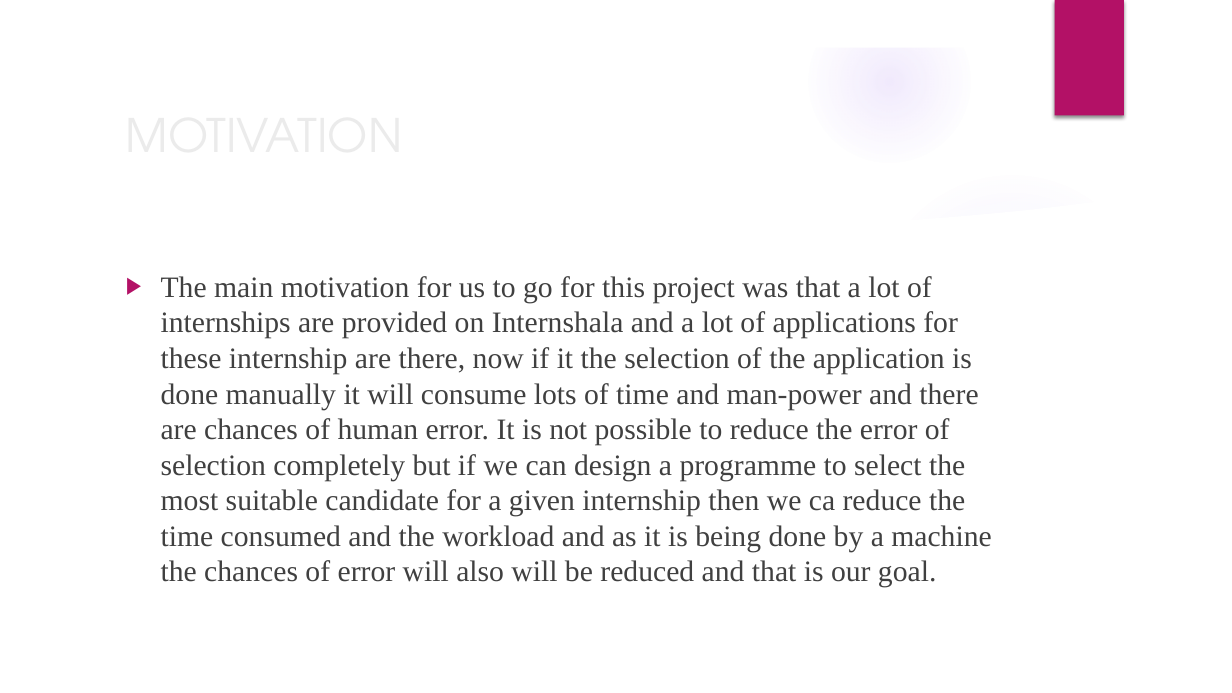
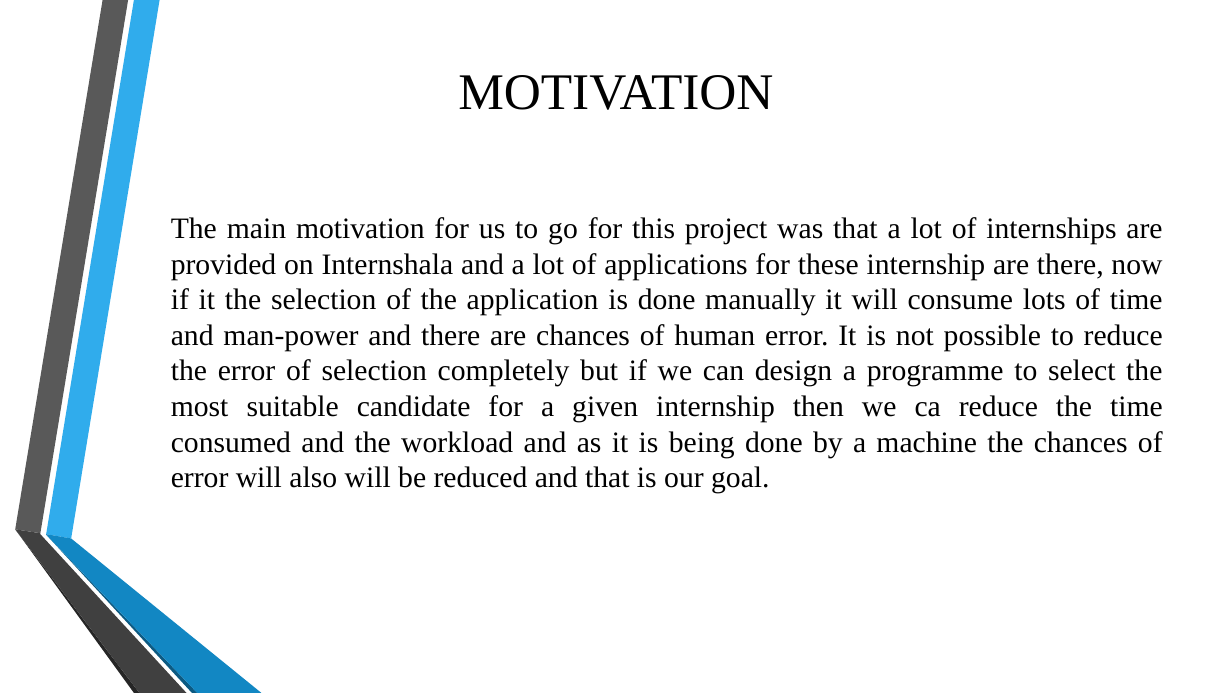
Before and after one commit to nihitjain11/IBM_MiniProject-II, a slide deck: slide 7 of Presentation1.pptx. Drawn at 1232x693 pixels with LibreOffice and Linux fonts; fonts in the diff are those of the drawing; background and template pictures are left out. Boxes give left, top, right and bottom in pixels: in the first picture for what was removed or moved away, otherwise in the second. Text is boxed around its words. In the diff, an @@ line names an element or a change of style, - is before the commit and + after.

```diff
--- a/Presentation1.pptx
+++ b/Presentation1.pptx
@@ group removed at [0, 0, 1232, 693]: 4 ellipses, 3 freeform shapes @@
@@ title "MOTIVATION": place and size @@
-title "MOTIVATION" at [281, 277, 410, 298]
+title "MOTIVATION" at [458, 75, 773, 110]
@@ title "MOTIVATION" at [458, 75, 773, 110]: size 36 to 40 pt, font TeX Gyre Adventor to Times New Roman, text colour #EBEBEB to #000000; alignment left to centre @@
@@ rectangle removed at [1055, 0, 1124, 116] @@
@@ text "The main motivation for us ...": place and size @@
-text "The main motivation for us ..." at [161, 276, 991, 588]
+text "The main motivation for us ..." at [171, 217, 1163, 493]
@@ text "The main motivation for us ..." at [171, 217, 1163, 493]: text colour #404040 to #000000; alignment left to justified; bullet ▶ to none; vertical alignment top to middle @@
@@ group added at [15, 0, 262, 693]: 6 freeform shapes @@
```
Also in this commit, not shown: 12 other slides changed, 7 slides added, 3 slides removed.
